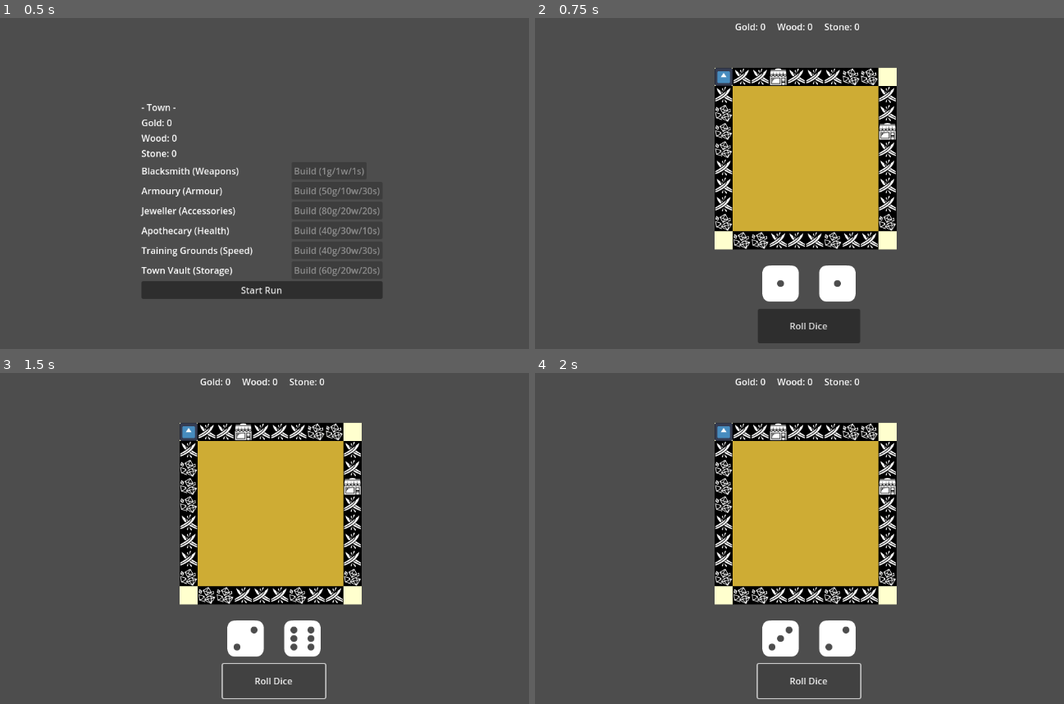
Above: before the commit, frames 1-4 (two rows, left to right).
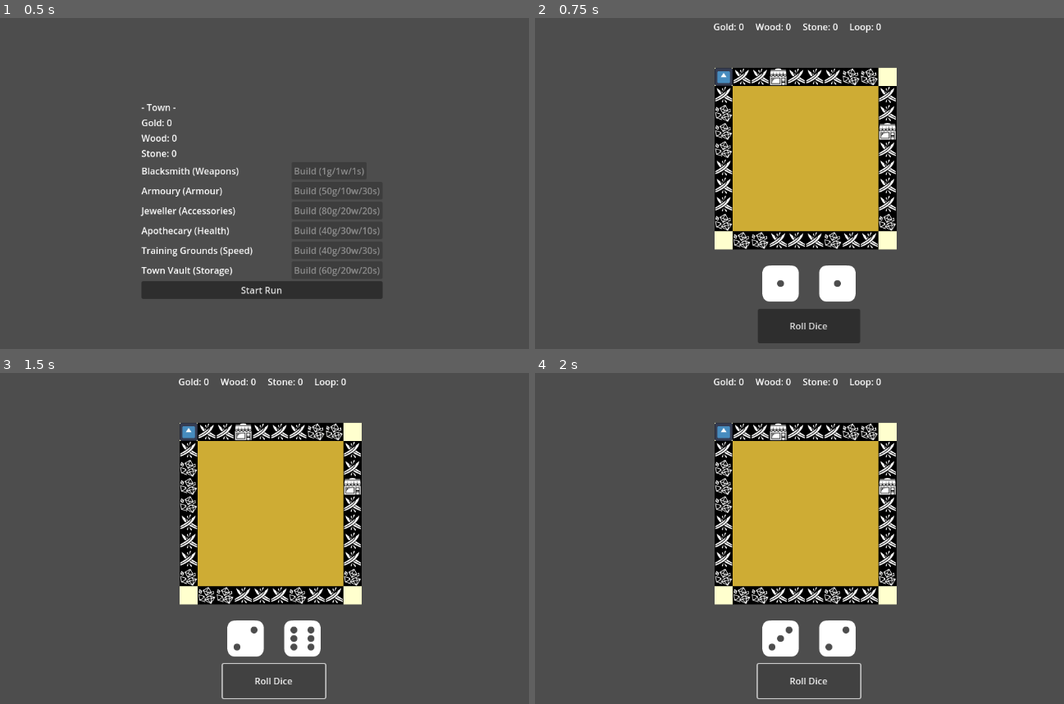
Above: after the commit, the same moments.

Repository: pescmy/HeRoll
Game: Godot game, scene res://scene/town.tscn
Same seed, same stepped clock (60 frames per second), same inputs: the game is played once before the commit and once after it. The engine's default icon, where the game draws it, is replaced by a stand-in: a white triangle on a blue panel in a dark square.
Inputs:
- Up to frame 1 (0.5 s): no input
- Up to frame 2 (0.75 s): click "Start Run" at 0.5 s
- Up to frame 3 (1.5 s): click "Roll Dice" at 1.25 s
- Up to frame 4 (2 s): no input

Frame 1 is identical in both runs. In frame 2, 0.4% of the frame differs, in the area x 33-66%, y 1-5%; in frame 3, 0.4%; in frame 4, 0.4%.

Commit message:
small ui change to add in loop_count.

Diff:
--- a/scene/resource_display.tscn
+++ b/scene/resource_display.tscn
@@ -26,3 +26,7 @@
 [node name="StoneLabel" type="Label" parent="HBoxContainer"]
 layout_mode = 2
 text = "Stone: 0"
+
+[node name="LoopLabel" type="Label" parent="HBoxContainer"]
+layout_mode = 2
+text = "Loop: 0"
--- a/scripts/enemy_stats.gd
+++ b/scripts/enemy_stats.gd
@@ -7,12 +7,19 @@
 var defense: int
 var speed: int
 
+var health_scaling = 0.2
+var stat_scaling = 0.1
+
 func setup(data: EnemyData) -> void:
-	max_health = data.max_health
-	current_health = data.max_health
-	strength = data.strength
-	defense = data.defense
-	speed = data.speed
+	var loop = GameData.loop_count
+	var health_mult = 1.0 + (loop * health_scaling)   # +20% HP per loop
+	var stat_mult = 1.0 + (loop * stat_scaling)      # +10% str/def per loop
+
+	max_health = int(data.max_health * health_mult)
+	current_health = max_health
+	strength = int(data.strength * stat_mult)
+	defense = int(data.defense * stat_mult)
+	speed = data.speed  # speed stays flat, keeps combat predictable
 	print("Enemy stats loaded: HP %d/%d, Str %d, Def %d, Spd %d" % [current_health, max_health, strength, defense, speed])
 
 func take_damage(amount: int) -> void:
--- a/scripts/game_data.gd
+++ b/scripts/game_data.gd
@@ -18,6 +18,7 @@
 var last_lost_resources: Array = []
 
 signal inventory_changed
+signal loop_changed(new_count: int)
 
 func _ready() -> void:
 	SaveManager.load_save()
@@ -69,6 +70,10 @@
 	board_generated = false
 	init_inventory()
 
+func increment_loop() -> void:
+	loop_count += 1
+	loop_changed.emit(loop_count)
+
 func generate_board() -> void:
 	tile_types.clear()
 
--- a/scripts/player_movement.gd
+++ b/scripts/player_movement.gd
@@ -100,7 +100,7 @@
 	tween.tween_callback(Callable(self, "_process_next_move"))
 
 func _on_passed_start() -> void:
-	GameData.loop_count += 1
+	GameData.increment_loop()
 	SaveManager.save()
 	GameData.generate_board()
 	get_tree().get_root().get_node("Game/GameBoard/BoardIcons").refresh()
--- a/scripts/resource_display.gd
+++ b/scripts/resource_display.gd
@@ -5,15 +5,21 @@
 @onready var gold_label: Label = $HBoxContainer/GoldLabel
 @onready var wood_label: Label = $HBoxContainer/WoodLabel
 @onready var stone_label: Label = $HBoxContainer/StoneLabel
+@onready var loop_label: Label = $HBoxContainer/LoopLabel
 
 func _ready() -> void:
 	GameData.inventory_changed.connect(update_display)
+	GameData.loop_changed.connect(_on_loop_changed)
 	update_display()
+
+func _on_loop_changed(_new_count: int) -> void:
+	loop_label.text = "Loop: %d" % GameData.loop_count
 
 func update_display() -> void:
 	gold_label.text = "Gold: %d" % _get_resource_amount("gold")
 	wood_label.text = "Wood: %d" % _get_resource_amount("wood")
 	stone_label.text = "Stone: %d" % _get_resource_amount("stone")
+	loop_label.text = "Loop: %d" % GameData.loop_count
 
 func _get_resource_amount(resource_name: String) -> int:
 	for slot in GameData.inventory:
